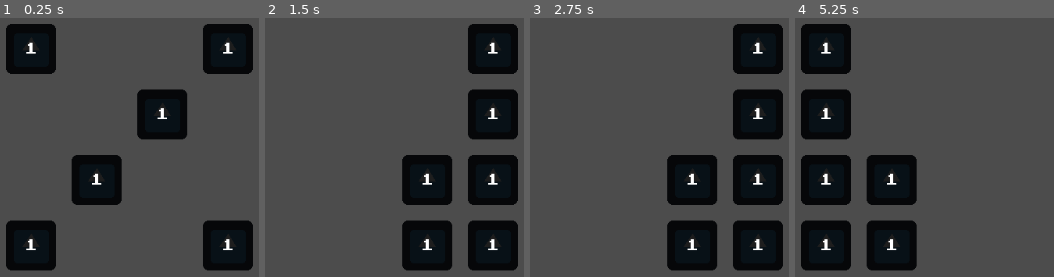
Above: before the commit, frames 1-4 (left to right).
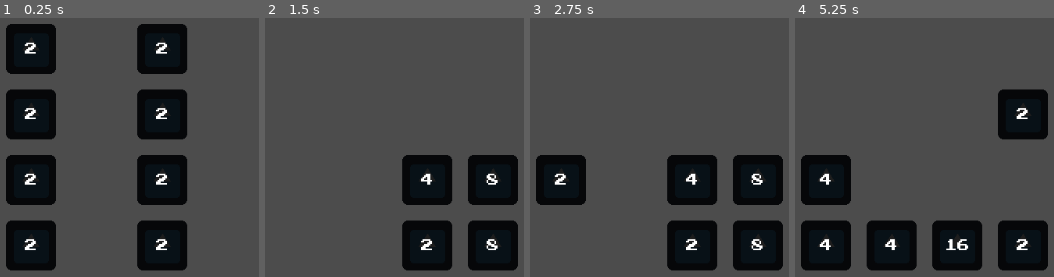
Above: after the commit, the same moments.

Repository: luiz734/2048
Game: Godot game, scene res://Main.tscn
Same seed, same stepped clock (60 frames per second), same inputs: the game is played once before the commit and once after it. The engine's default icon, where the game draws it, is replaced by a stand-in: a white triangle on a blue panel in a dark square.
Inputs:
- Up to frame 1 (0.25 s): no input
- Up to frame 2 (1.5 s): tap Enter at 0.5 s; hold Right (ui_right) 0.53-1.28 s; tap Space at 1.25 s; hold Down (ui_down) from 1.28 s (still down)
- Up to frame 3 (2.75 s): tap Enter at 2 s; release Down (ui_down) at 2.03 s; hold Right (ui_right) from 2.03 s (still down)
- Up to frame 4 (5.25 s): tap Space at 2.75, 4.25 s; release Right (ui_right) at 2.78 s; hold Up (ui_up) 2.78-3.53 s; tap Enter at 3.5 s; hold Left (ui_left) 3.53-5.03 s; hold Down (ui_down) from 5.03 s (still down)

The runs differ from the first frame. In frame 1, 30% of the frame differs, in the area x 2-98%, y 2-98%; in frame 2, 7.9%; in frame 3, 12%; in frame 4, 23%.

Commit message:
Basic game working

Diff:
--- /dev/null
+++ b/Block.gd
@@ -0,0 +1,7 @@
+extends Node2D
+
+func get_type():
+	return $Label.text
+
+func set_type(type):
+	$Label.text = str(type)
--- a/Block.tscn
+++ b/Block.tscn
@@ -1,26 +1,32 @@
-[gd_scene load_steps=4 format=2]
+[gd_scene load_steps=5 format=2]
 
 [ext_resource path="res://icon.png" type="Texture" id=1]
 [ext_resource path="res://fonts/prstart.ttf" type="DynamicFontData" id=2]
+[ext_resource path="res://Block.gd" type="Script" id=3]
 
 [sub_resource type="DynamicFont" id=1]
 font_data = ExtResource( 2 )
 
 [node name="Block" type="Node2D"]
+script = ExtResource( 3 )
 
 [node name="Sprite" type="Sprite" parent="."]
 self_modulate = Color( 0.121569, 0.121569, 0.121569, 1 )
 texture = ExtResource( 1 )
 
-[node name="Label" type="RichTextLabel" parent="."]
-margin_left = -8.0
-margin_top = -8.0
-margin_right = 8.0
-margin_bottom = 8.0
-mouse_filter = 2
-custom_fonts/normal_font = SubResource( 1 )
-text = "1"
-scroll_active = false
+[node name="Label" type="Label" parent="."]
+anchor_left = 0.5
+anchor_top = 0.5
+anchor_right = 0.5
+anchor_bottom = 0.5
+margin_left = -32.0
+margin_top = -12.0
+margin_right = 32.0
+margin_bottom = 12.0
+custom_fonts/font = SubResource( 1 )
+text = "2"
+align = 1
+valign = 1
 __meta__ = {
 "_edit_use_anchors_": false,
 "_editor_description_": ""
--- a/GameLogic.gd
+++ b/GameLogic.gd
@@ -6,18 +6,29 @@
 const BLOCK_MARGIN = 20
 const BLOCK_SIZE = 64
 
+var _ignored_blocks
+
 func _ready():
 	_init_blocks()
+	_ignored_blocks = []
 
 func _input(event):
 	if event.is_action_pressed("ui_up"):
 		_handle_action(Vector2.UP)
+		_ignored_blocks.clear()
+		_add_random_block()
 	if event.is_action_pressed("ui_right"):
 		_handle_action(Vector2.RIGHT)
+		_ignored_blocks.clear()
+		_add_random_block()
 	if event.is_action_pressed("ui_down"):
 		_handle_action(Vector2.DOWN)
+		_ignored_blocks.clear()
+		_add_random_block()
 	if event.is_action_pressed("ui_left"):
 		_handle_action(Vector2.LEFT)
+		_ignored_blocks.clear()
+		_add_random_block()
 
 func _handle_action(direction):
 	var next_state = _blocks
@@ -36,8 +47,15 @@
 			continue
 		if not same_col and direction.x == 0:
 			continue
-
-		if not _is_index_valid(next_index) or _blocks[next_index]:
+		if not _is_index_valid(next_index):
+			continue
+		if _blocks[next_index]:
+			if _is_same_type(_blocks[index], _blocks[next_index]) and not _ignored_blocks.has(_blocks[index]) and not _ignored_blocks.has(_blocks[next_index]):
+				_blocks[index].queue_free()
+				_blocks[index] = null
+				_blocks[next_index].set_type(2 * int(_blocks[next_index].get_type()))
+				_ignored_blocks.push_back(_blocks[next_index])
+				_handle_action(direction)
 			continue
 
 		_blocks[next_index] = _blocks[index]
@@ -61,7 +79,7 @@
 	return _size * row + col
 
 func _is_same_type(block_a, block_b):
-	return block_a.get_node("Label").text == block_a.get_node("Label").text
+	return block_a.get_type() == block_b.get_type()
 
 func _calc_screen_position(index):
 	var pos = Vector2.ZERO
@@ -74,10 +92,31 @@
 func _get_index(block):
 	return _blocks.find(block)
 
+func _add_random_block():
+	if _blocks.count(null) == 0:
+		print("No more movements")
+		return
+	var rand_index = randi() % (_size * _size)
+	while _blocks[rand_index]:
+		rand_index = randi() % (_size * _size)
+
+	var rand_type = 2
+	if randf() < 0.25:
+		rand_type = 4
+
+	var block = Block.instance()
+	block.position = _calc_screen_position(rand_index)
+	block.name = "block %s-%s (%s)" % [_calc_row(rand_index), _calc_col(rand_index), rand_index]
+	block.set_type(rand_type)
+	add_child(block)
+	_blocks[rand_index] = block
+
+
+
 func _init_blocks():
 	for i in range(_size * _size):
 		var block = null
-		if i % 3 == 0:
+		if i % 2 == 0:
 			block = Block.instance()
 			block.position = _calc_screen_position(i)
 			block.name = "block %s-%s (%s)" % [_calc_row(i), _calc_col(i), i]
